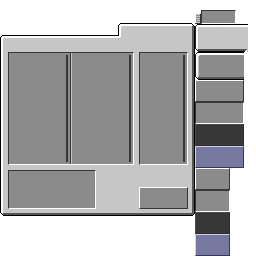
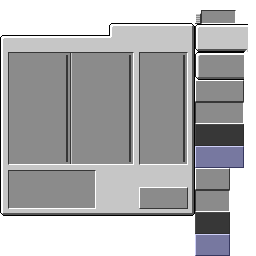
The second (256, 256) image is a revision of the first. Changes to its layers:
painted on "Base copy" over <box>109,23,122,38</box>
